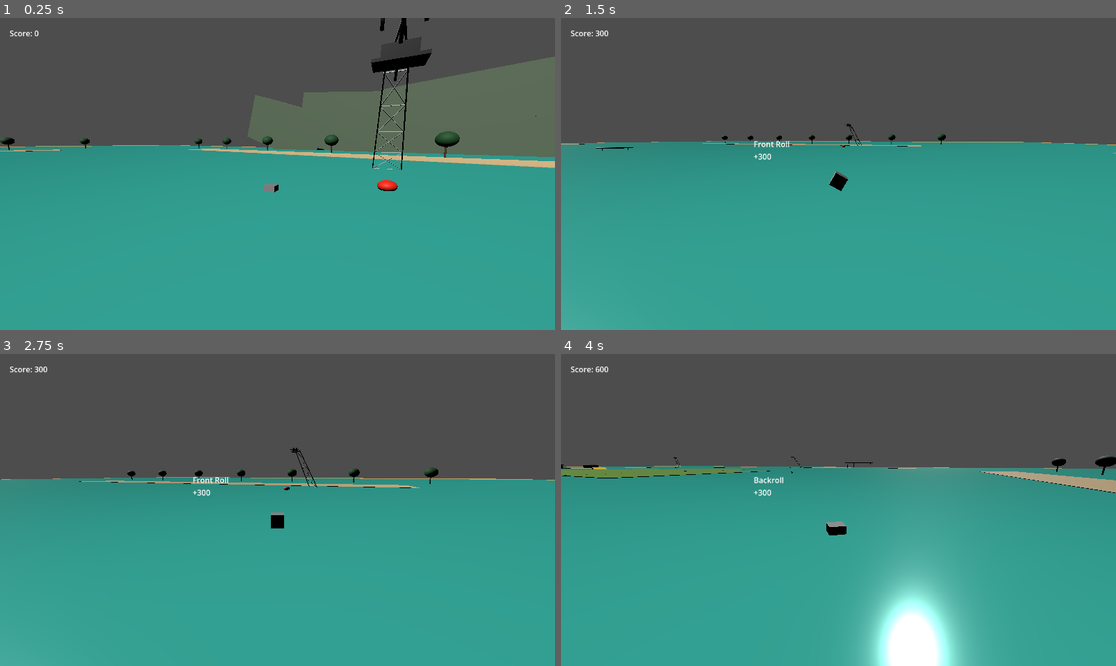
Above: before the commit, frames 1-4 (two rows, left to right).
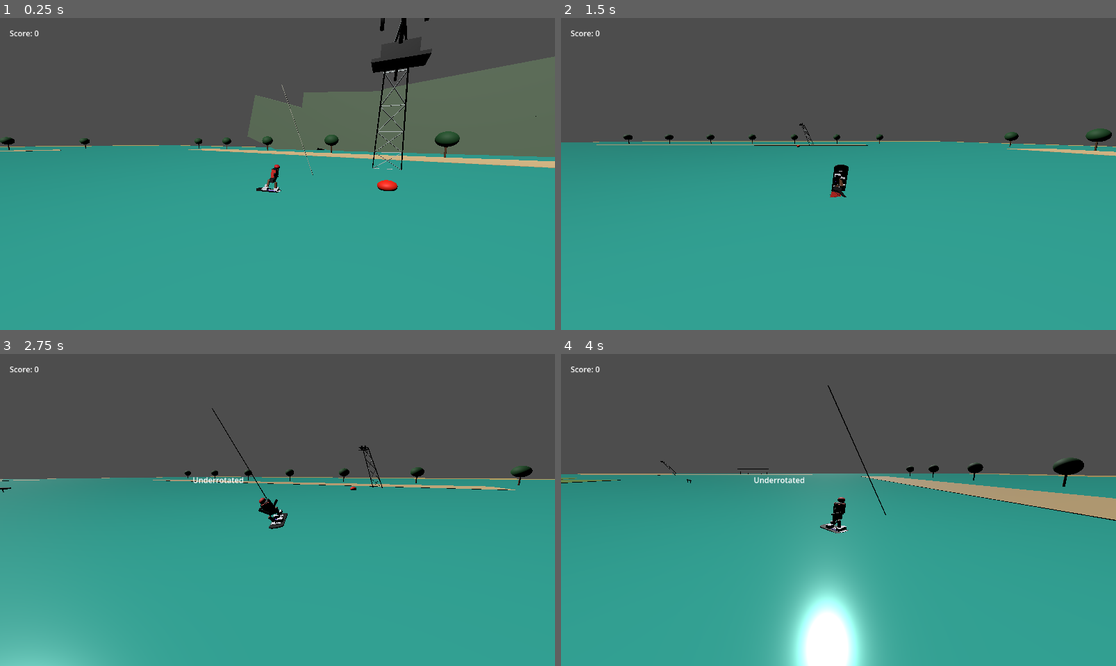
Above: after the commit, the same moments.

Repository: RONARSZN/cable-wakeboard
Game: Godot game, scene res://main.tscn
Same seed, same stepped clock (60 frames per second), same inputs: the game is played once before the commit and once after it.
Inputs (mouse positions are in pixels of both pictures, inside the frame that each line leads up to):
- Up to frame 1 (0.25 s): no input
- Up to frame 2 (1.5 s): tap Enter at 0.5 s; move the mouse to (960, 158) at 0.52 s; hold D 0.53-1.28 s; tap Space at 0.6, 0.77, 1.07, 1.35 s; click (960, 158) at 0.67 s; move the mouse to (727, 189) at 1.27 s; hold Down from 1.28 s (still down)
- Up to frame 3 (2.75 s): tap Space at 1.52, 1.82, 2.1 s; move the mouse to (333, 441) at 2.02 s; release Down at 2.03 s; hold D from 2.03 s (still down)
- Up to frame 4 (4 s): move the mouse to (810, 572) at 2.77 s; release D at 2.78 s; hold Up 2.78-3.53 s; tap Space at 2.85, 3.02, 3.32, 3.6, 3.77 s; click (810, 572) at 2.92 s; move the mouse to (1005, 556) at 3.52 s; hold A from 3.53 s (still down)

The runs differ from the first frame. In frame 1, 0.2% of the frame differs, in the area x 46-57%, y 21-57%; in frame 2, 1.5%; in frame 3, 3.0%; in frame 4, 16%, in the area x 0-100%, y 4-100%.

Commit message:
Add rider approach controls

Diff:
--- a/cable_path.gd
+++ b/cable_path.gd
@@ -83,7 +83,8 @@
 		ObstacleFactory.create_kicker(),
 		Vector3(127, 0, -52),
 		Vector3(113, 0, 71),
-		0.58
+		0.58,
+		9.0
 	)
 
 	_place_obstacle_on_segment(
@@ -91,7 +92,8 @@
 		ObstacleFactory.create_flat_box(),
 		Vector3(113, 0, 71),
 		Vector3(0, 0, 108),
-		0.42
+		0.42,
+		-10.0
 	)
 
 	_place_obstacle_on_segment(
@@ -99,7 +101,8 @@
 		ObstacleFactory.create_pipe_rail(),
 		Vector3(0, 0, 108),
 		Vector3(-127, 0, -52),
-		0.6
+		0.6,
+		8.0
 	)
 
 	get_parent().call_deferred("add_child", obstacle_parent)
@@ -109,9 +112,10 @@
 	obstacle: Node3D,
 	start: Vector3,
 	end: Vector3,
-	amount: float
+	amount: float,
+	lateral_offset: float
 ):
-	obstacle.position = _point_between(start, end, amount)
+	obstacle.position = _point_between(start, end, amount) + _side_offset(start, end, lateral_offset)
 	obstacle.rotation.y = _path_angle(start, end)
 	parent.add_child(obstacle)
 
@@ -121,3 +125,7 @@
 func _path_angle(start: Vector3, end: Vector3) -> float:
 	var direction = end - start
 	return atan2(direction.x, direction.z)
+
+func _side_offset(start: Vector3, end: Vector3, amount: float) -> Vector3:
+	var direction = (end - start).normalized()
+	return Vector3(direction.z, 0.0, -direction.x) * amount
--- a/obstacle_factory.gd
+++ b/obstacle_factory.gd
@@ -3,7 +3,8 @@
 const WATERLINE_Y = 0.0
 
 static func create_kicker() -> Node3D:
-	var obstacle = _create_obstacle_root("Kicker", "kicker", 4.2, 0)
+	var obstacle = _create_obstacle_root("Kicker", "kicker", 11.5, 0)
+	obstacle.set_meta("ride_height", 1.45)
 	var ramp_mesh = PrismMesh.new()
 	ramp_mesh.size = Vector3(5.0, 1.4, 7.0)
 	var ramp = _create_mesh("Ramp", ramp_mesh, Color(0.95, 0.83, 0.28))
@@ -18,7 +19,8 @@
 	return obstacle
 
 static func create_flat_box() -> Node3D:
-	var obstacle = _create_obstacle_root("FlatBox", "grind", 3.5, 150)
+	var obstacle = _create_obstacle_root("FlatBox", "grind", 12.0, 150)
+	obstacle.set_meta("ride_height", 0.92)
 	var box_mesh = BoxMesh.new()
 	box_mesh.size = Vector3(4.0, 0.8, 12.0)
 	var box = _create_mesh("RideSurface", box_mesh, Color(0.95, 0.83, 0.28))
@@ -33,7 +35,8 @@
 	return obstacle
 
 static func create_pipe_rail() -> Node3D:
-	var obstacle = _create_obstacle_root("PipeRail", "grind", 3.0, 250)
+	var obstacle = _create_obstacle_root("PipeRail", "grind", 10.5, 250)
+	obstacle.set_meta("ride_height", 0.95)
 	var rail_mesh = CylinderMesh.new()
 	rail_mesh.top_radius = 0.18
 	rail_mesh.bottom_radius = 0.18
--- a/rider.gd
+++ b/rider.gd
@@ -1,4 +1,6 @@
 extends PathFollow3D
+
+const RiderFactoryScript = preload("res://rider_factory.gd")
 
 var speed = 0.05
 
@@ -17,12 +19,35 @@
 var obstacle_cooldowns = {}
 var obstacle_cooldown_time = 1.0
 var kicker_boost = 3.5
+var obstacle_approach_radius = 22.0
+var approach_axis = 0
+var max_lane_offset = 10.0
+var target_lane_offset = 0.0
+var current_lane_offset = 0.0
+var lane_change_speed = 18.0
+var is_riding_obstacle = false
+var obstacle_ride_timer = 0.0
+var obstacle_ride_duration = 1.1
+var obstacle_ride_height = 0.0
 
 # Animation variables
 var is_animating = false
 var rotation_speed = 0.0
+var trick_rotation_axis = "y"
 var target_rotation = 0.0
 var current_rotation = 0.0
+var required_hold_time = 0.65
+var spin_180_hold_time = 0.38
+var spin_360_hold_time = 0.85
+var trick_hold_time = 0.0
+var active_trick_direction = ""
+var active_trick_name = ""
+var active_trick_points = 0
+var target_rotation_amount = 0.0
+var active_spin_side = ""
+var visual_root: Node3D
+var grind_pose_timer = 0.0
+var grind_pose_duration = 1.0
 
 # Trick definitions
 var tricks = {
@@ -34,13 +59,21 @@
 	"up_right": {"name": "Toeside 360", "points": 500},
 }
 
+func _ready():
+	visual_root = $MeshInstance3D
+	RiderFactoryScript.populate(visual_root)
+	_apply_ride_pose()
+
 func _process(delta):
 	progress_ratio -= speed * delta
 	if progress_ratio <= 0.0:
 		progress_ratio = 1.0
+	_update_lane_offset(delta)
 	_update_obstacle_cooldowns(delta)
 
-	if is_jumping:
+	if is_riding_obstacle:
+		_update_obstacle_ride(delta)
+	elif is_jumping:
 		jump_velocity += gravity * delta
 		vertical_offset += jump_velocity * delta
 
@@ -53,15 +86,21 @@
 
 	# Trick rotation animation
 	if is_animating:
-		current_rotation += rotation_speed
-		$MeshInstance3D.rotation_degrees.z = current_rotation
+		trick_hold_time += delta
+		var hold_target = required_hold_time
+		if active_spin_side != "":
+			hold_target = spin_360_hold_time
+		var trick_progress = min(trick_hold_time / hold_target, 1.0)
+		current_rotation = target_rotation_amount * trick_progress
+		_apply_trick_rotation(current_rotation)
+		if trick_progress >= 1.0:
+			_finish_trick_rotation(true)
 		if not is_jumping:
 			# Reset rotation on landing
-			$MeshInstance3D.rotation_degrees.z = 0.0
-			current_rotation = 0.0
-			is_animating = false
-
-	$MeshInstance3D.position.y = vertical_offset
+			_finish_trick_rotation(false)
+
+	_update_pose(delta)
+	visual_root.position.y = vertical_offset
 	_check_obstacle_interactions()
 
 func jump():
@@ -103,6 +142,8 @@
 	if is_jumping and vertical_offset <= 1.4:
 		last_trick = obstacle.name + " grind"
 		last_trick_points = int(obstacle.get_meta("points", 0))
+		grind_pose_timer = grind_pose_duration
+		_start_obstacle_ride(obstacle)
 		_show_obstacle_message(last_trick, last_trick_points)
 	else:
 		var ui = get_node_or_null("/root/Main/UI")
@@ -131,6 +172,155 @@
 	first.y = 0.0
 	second.y = 0.0
 	return first.distance_to(second)
+
+func _update_lane_offset(delta: float):
+	target_lane_offset = approach_axis * max_lane_offset
+	current_lane_offset = move_toward(current_lane_offset, target_lane_offset, lane_change_speed * delta)
+	h_offset = current_lane_offset
+
+func _set_approach_axis(axis: int):
+	approach_axis = clamp(axis, -1, 1)
+
+func _start_obstacle_ride(obstacle: Node3D):
+	is_riding_obstacle = true
+	is_jumping = false
+	jump_velocity = 0.0
+	obstacle_ride_timer = obstacle_ride_duration
+	obstacle_ride_height = float(obstacle.get_meta("ride_height", 0.9))
+	vertical_offset = obstacle_ride_height
+	_apply_grind_pose()
+
+func _update_obstacle_ride(delta: float):
+	obstacle_ride_timer -= delta
+	vertical_offset = obstacle_ride_height
+	if obstacle_ride_timer <= 0.0:
+		is_riding_obstacle = false
+		vertical_offset = 0.0
+
+func _update_pose(delta: float):
+	if is_animating:
+		return
+
+	if grind_pose_timer > 0.0:
+		grind_pose_timer -= delta
+		if grind_pose_timer > 0.0:
+			_apply_grind_pose()
+			return
+
+	if is_riding_obstacle:
+		_apply_grind_pose()
+	elif is_jumping:
+		_apply_pop_pose()
+	elif _is_approaching_obstacle():
+		_apply_edge_pose()
+	else:
+		_apply_ride_pose()
+
+func _apply_ride_pose():
+	visual_root.rotation_degrees = Vector3(-3.0, 0.0, 0.0)
+	_set_body_pose(-6.0, 0.0)
+
+func _apply_edge_pose():
+	visual_root.rotation_degrees = Vector3(-7.0, 0.0, -13.0)
+	_set_body_pose(-14.0, -8.0)
+
+func _apply_pop_pose():
+	visual_root.rotation_degrees = Vector3(-10.0, 0.0, -12.0)
+	_set_body_pose(-18.0, -15.0)
+
+func _apply_grind_pose():
+	visual_root.rotation_degrees = Vector3(-18.0, 0.0, -28.0)
+	_set_body_pose(-36.0, -22.0)
+
+func _set_body_pose(body_x: float, body_z: float):
+	var body = visual_root.get_node_or_null("RiderBody")
+	if body:
+		body.rotation_degrees.x = body_x
+		body.rotation_degrees.z = body_z
+
+func _is_approaching_obstacle() -> bool:
+	var obstacle_parent = get_node_or_null("/root/Main/Obstacles")
+	if obstacle_parent == null:
+		return false
+
+	for obstacle in obstacle_parent.get_children():
+		if obstacle is Node3D:
+			if _horizontal_distance(global_position, obstacle.global_position) <= obstacle_approach_radius:
+				return true
+	return false
+
+func _apply_trick_rotation(rotation_amount: float):
+	if trick_rotation_axis == "y":
+		visual_root.rotation_degrees.y = rotation_amount
+	elif trick_rotation_axis == "x":
+		visual_root.rotation_degrees.x = rotation_amount
+
+func _clear_trick_rotation():
+	visual_root.rotation_degrees.y = 0.0
+	_apply_ride_pose()
+
+func _finish_trick_rotation(completed: bool):
+	if not is_animating:
+		return
+
+	is_animating = false
+	if completed:
+		if active_spin_side != "":
+			active_trick_name = _spin_name_for_degrees(active_spin_side, 360)
+			active_trick_points = 500
+		last_trick = active_trick_name
+		last_trick_points = active_trick_points
+		var ui = get_node("/root/Main/UI")
+		ui.show_trick(last_trick, last_trick_points)
+	else:
+		_show_obstacle_message("Underrotated", 0)
+
+	current_rotation = 0.0
+	trick_hold_time = 0.0
+	active_trick_direction = ""
+	active_trick_name = ""
+	active_trick_points = 0
+	active_spin_side = ""
+	_clear_trick_rotation()
+
+func _release_trick_key(direction: String):
+	if is_animating and active_trick_direction == direction:
+		_finish_trick_rotation(false)
+
+func _start_spin_key(side: String):
+	if not is_jumping or is_animating:
+		return
+
+	active_spin_side = side
+	active_trick_direction = side
+	active_trick_name = _spin_name_for_degrees(side, 360)
+	active_trick_points = 500
+	trick_hold_time = 0.0
+	current_rotation = 0.0
+	target_rotation_amount = 360.0
+	if side == "left":
+		target_rotation_amount = -360.0
+	trick_rotation_axis = "y"
+	is_animating = true
+
+func _finish_spin_key(side: String):
+	if not is_animating or active_spin_side != side:
+		return
+
+	var finished_degrees = abs(current_rotation)
+	if finished_degrees >= 300.0:
+		_finish_trick_rotation(true)
+	elif finished_degrees >= 140.0 and trick_hold_time >= spin_180_hold_time:
+		active_trick_name = _spin_name_for_degrees(side, 180)
+		active_trick_points = 100
+		_finish_trick_rotation(true)
+	else:
+		_finish_trick_rotation(false)
+
+func _spin_name_for_degrees(side: String, degrees: int) -> String:
+	if side == "left":
+		return "Heelside " + str(degrees)
+	return "Toeside " + str(degrees)
 
 func detect_trick(swipe: Vector2):
 	if not is_jumping:
@@ -159,36 +349,61 @@
 
 func apply_trick(direction: String):
 	if direction in tricks:
-		last_trick = tricks[direction]["name"]
-		last_trick_points = tricks[direction]["points"]
-		print("Trick: ", last_trick, " - ", last_trick_points, " pts")
-		var ui = get_node("/root/Main/UI")
-		ui.show_trick(last_trick, last_trick_points)
-
-		# Trigger rotation based on trick
+		active_trick_direction = direction
+		active_trick_name = tricks[direction]["name"]
+		active_trick_points = tricks[direction]["points"]
+		trick_hold_time = 0.0
+		print("Trick started: ", active_trick_name)
 		is_animating = true
 		if direction in ["left", "up_left"]:
-			rotation_speed = -5.0
+			trick_rotation_axis = "y"
+			target_rotation_amount = -_rotation_for_direction(direction)
 		elif direction in ["right", "up_right"]:
-			rotation_speed = 5.0
+			trick_rotation_axis = "y"
+			target_rotation_amount = _rotation_for_direction(direction)
 		elif direction == "up":
-			rotation_speed = 5.0
+			trick_rotation_axis = "x"
+			target_rotation_amount = 360.0
 		elif direction == "down":
-			rotation_speed = -5.0
+			trick_rotation_axis = "x"
+			target_rotation_amount = -360.0
+
+func _rotation_for_direction(direction: String) -> float:
+	if direction in ["up_left", "up_right"]:
+		return 360.0
+	return 180.0
 
 func _input(event):
 	# Keyboard - PC testing
-	if event is InputEventKey and event.pressed:
-		if event.keycode == KEY_SPACE:
-			jump()
-		elif event.keycode == KEY_LEFT:
-			detect_trick(Vector2(-100, 0))
-		elif event.keycode == KEY_RIGHT:
-			detect_trick(Vector2(100, 0))
-		elif event.keycode == KEY_UP:
-			detect_trick(Vector2(0, -100))
-		elif event.keycode == KEY_DOWN:
-			detect_trick(Vector2(0, 100))
+	if event is InputEventKey:
+		if event.pressed:
+			if event.keycode == KEY_SPACE:
+				jump()
+			elif event.keycode == KEY_A:
+				_set_approach_axis(-1)
+			elif event.keycode == KEY_D:
+				_set_approach_axis(1)
+			elif event.keycode == KEY_LEFT:
+				_start_spin_key("left")
+			elif event.keycode == KEY_RIGHT:
+				_start_spin_key("right")
+			elif event.keycode == KEY_UP:
+				apply_trick("up")
+			elif event.keycode == KEY_DOWN:
+				apply_trick("down")
+		else:
+			if event.keycode == KEY_A and approach_axis < 0:
+				_set_approach_axis(0)
+			elif event.keycode == KEY_D and approach_axis > 0:
+				_set_approach_axis(0)
+			elif event.keycode == KEY_LEFT:
+				_finish_spin_key("left")
+			elif event.keycode == KEY_RIGHT:
+				_finish_spin_key("right")
+			elif event.keycode == KEY_UP:
+				_release_trick_key("up")
+			elif event.keycode == KEY_DOWN:
+				_release_trick_key("down")
 
 	# Touch - swipe detection
 	if event is InputEventScreenTouch:
--- /dev/null
+++ b/rider_factory.gd
@@ -0,0 +1,109 @@
+class_name RiderFactory
+
+const BOARD_BLACK = Color(0.02, 0.02, 0.02)
+const BOARD_WHITE = Color(0.92, 0.92, 0.96)
+const BOARD_PURPLE = Color(0.35, 0.16, 0.78)
+const VEST_RED = Color(0.9, 0.16, 0.12)
+const SHIRT_DARK = Color(0.04, 0.05, 0.06)
+const SHORTS_DARK = Color(0.08, 0.08, 0.1)
+const SKIN = Color(0.48, 0.29, 0.18)
+const HELMET_RED = Color(0.82, 0.1, 0.12)
+const ROPE_COLOR = Color(0.9, 0.9, 0.82)
+
+static func populate(root: Node3D):
+	root.name = "RiderVisual"
+	if root is MeshInstance3D:
+		root.mesh = null
+
+	root.add_child(_create_board())
+	root.add_child(_create_body())
+	root.add_child(_create_rope_and_handle())
+
+static func _create_board() -> Node3D:
+	var board = Node3D.new()
+	board.name = "Wakeboard"
+	board.add_child(_create_box("BoardCenter", Vector3(1.05, 0.08, 2.15), Vector3(0.0, 0.0, 0.0), BOARD_BLACK))
+	board.add_child(_create_board_cap("BoardNose", Vector3(0.0, 0.0, -1.08)))
+	board.add_child(_create_board_cap("BoardTail", Vector3(0.0, 0.0, 1.08)))
+	board.add_child(_create_box("WhiteCenterGraphic", Vector3(0.22, 0.02, 1.45), Vector3(0.0, 0.06, 0.0), BOARD_WHITE))
+	board.add_child(_create_box("PurpleAccentGraphic", Vector3(0.12, 0.025, 1.0), Vector3(0.24, 0.07, 0.0), BOARD_PURPLE))
+	board.add_child(_create_box("TopCloudGraphic", Vector3(0.55, 0.025, 0.22), Vector3(0.0, 0.08, -0.74), BOARD_WHITE))
+	board.add_child(_create_box("BottomCloudGraphic", Vector3(0.55, 0.025, 0.22), Vector3(0.0, 0.08, 0.74), BOARD_WHITE))
+	board.add_child(_create_box("FrontBinding", Vector3(0.42, 0.22, 0.38), Vector3(-0.22, 0.18, -0.42), BOARD_WHITE))
+	board.add_child(_create_box("BackBinding", Vector3(0.42, 0.22, 0.38), Vector3(0.22, 0.18, 0.42), BOARD_WHITE))
+	return board
+
+static func _create_body() -> Node3D:
+	var body = Node3D.new()
+	body.name = "RiderBody"
+	body.add_child(_create_box("Hips", Vector3(0.58, 0.34, 0.34), Vector3(0.0, 0.95, 0.0), SHORTS_DARK))
+	body.add_child(_create_box("Torso", Vector3(0.64, 0.84, 0.34), Vector3(0.0, 1.55, -0.08), SHIRT_DARK))
+	body.add_child(_create_box("LifeVest", Vector3(0.7, 0.68, 0.4), Vector3(0.0, 1.58, -0.11), VEST_RED))
+	body.add_child(_create_head())
+	_add_legs(body)
+	_add_arms(body)
+	body.rotation_degrees.x = -11.0
+	body.rotation_degrees.z = -8.0
+	return body
+
+static func _create_head() -> MeshInstance3D:
+	var head_mesh = SphereMesh.new()
+	head_mesh.radius = 0.25
+	head_mesh.height = 0.34
+	var head = _create_mesh("Helmet", head_mesh, HELMET_RED)
+	head.position = Vector3(0.0, 2.18, -0.22)
+	return head
+
+static func _add_legs(body: Node3D):
+	body.add_child(_create_limb("FrontLeg", Vector3(0.16, 0.55, -0.42), Vector3(0.18, 0.7, 0.16), SKIN, -14.0))
+	body.add_child(_create_limb("BackLeg", Vector3(-0.16, 0.55, 0.42), Vector3(0.18, 0.7, 0.16), SKIN, 14.0))
+	body.add_child(_create_box("FrontBoot", Vector3(0.34, 0.18, 0.28), Vector3(0.2, 0.28, -0.55), BOARD_WHITE))
+	body.add_child(_create_box("BackBoot", Vector3(0.34, 0.18, 0.28), Vector3(-0.2, 0.28, 0.55), BOARD_WHITE))
+
+static func _add_arms(body: Node3D):
+	body.add_child(_create_limb("HandleArm", Vector3(0.38, 1.42, -0.32), Vector3(0.16, 0.72, 0.14), SHIRT_DARK, -38.0))
+	body.add_child(_create_limb("BalanceArm", Vector3(-0.46, 1.35, 0.16), Vector3(0.14, 0.72, 0.14), SHIRT_DARK, 52.0))
+
+static func _create_rope_and_handle() -> Node3D:
+	var rig = Node3D.new()
+	rig.name = "HandleAndRope"
+	rig.add_child(_create_box("Handle", Vector3(0.8, 0.08, 0.08), Vector3(0.55, 1.35, -0.62), Color(0.03, 0.03, 0.03)))
+	var rope = _create_limb("TowRope", Vector3(0.56, 4.9, -2.3), Vector3(0.035, 7.4, 0.035), ROPE_COLOR, -22.0)
+	rope.rotation_degrees.x = 18.0
+	rig.add_child(rope)
+	return rig
+
+static func _create_limb(limb_name: String, position: Vector3, size: Vector3, color: Color, z_rotation: float) -> MeshInstance3D:
+	var limb = _create_box(limb_name, size, position, color)
+	limb.rotation_degrees.z = z_rotation
+	return limb
+
+static func _create_board_cap(cap_name: String, position: Vector3) -> MeshInstance3D:
+	var cap_mesh = CylinderMesh.new()
+	cap_mesh.top_radius = 0.54
+	cap_mesh.bottom_radius = 0.54
+	cap_mesh.height = 0.08
+	var cap = _create_mesh(cap_name, cap_mesh, BOARD_BLACK)
+	cap.position = position
+	cap.scale.z = 0.48
+	return cap
+
+static func _create_box(box_name: String, size: Vector3, position: Vector3, color: Color) -> MeshInstance3D:
+	var box_mesh = BoxMesh.new()
+	box_mesh.size = size
+	var box = _create_mesh(box_name, box_mesh, color)
+	box.position = position
+	return box
+
+static func _create_mesh(mesh_name: String, mesh: Mesh, color: Color) -> MeshInstance3D:
+	var mesh_instance = MeshInstance3D.new()
+	mesh_instance.name = mesh_name
+	mesh_instance.mesh = mesh
+	mesh_instance.material_override = _create_material(color)
+	return mesh_instance
+
+static func _create_material(color: Color) -> StandardMaterial3D:
+	var material = StandardMaterial3D.new()
+	material.albedo_color = color
+	material.roughness = 0.62
+	return material
Not shown, added: rider_factory.gd.uid
Not shown, changed: README.md
Not shown, changed: tests/verify_obstacle_setup.ps1
